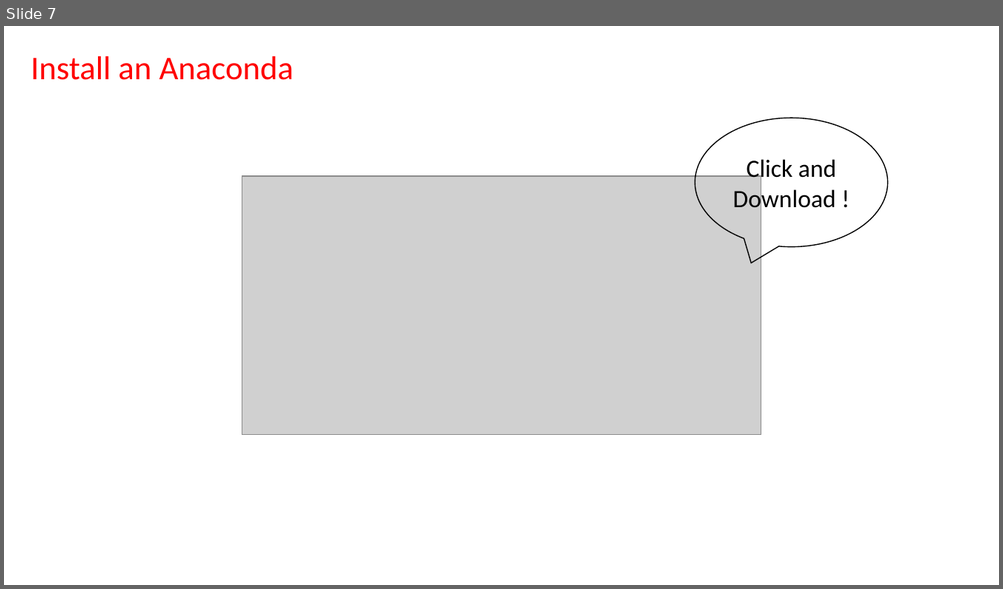
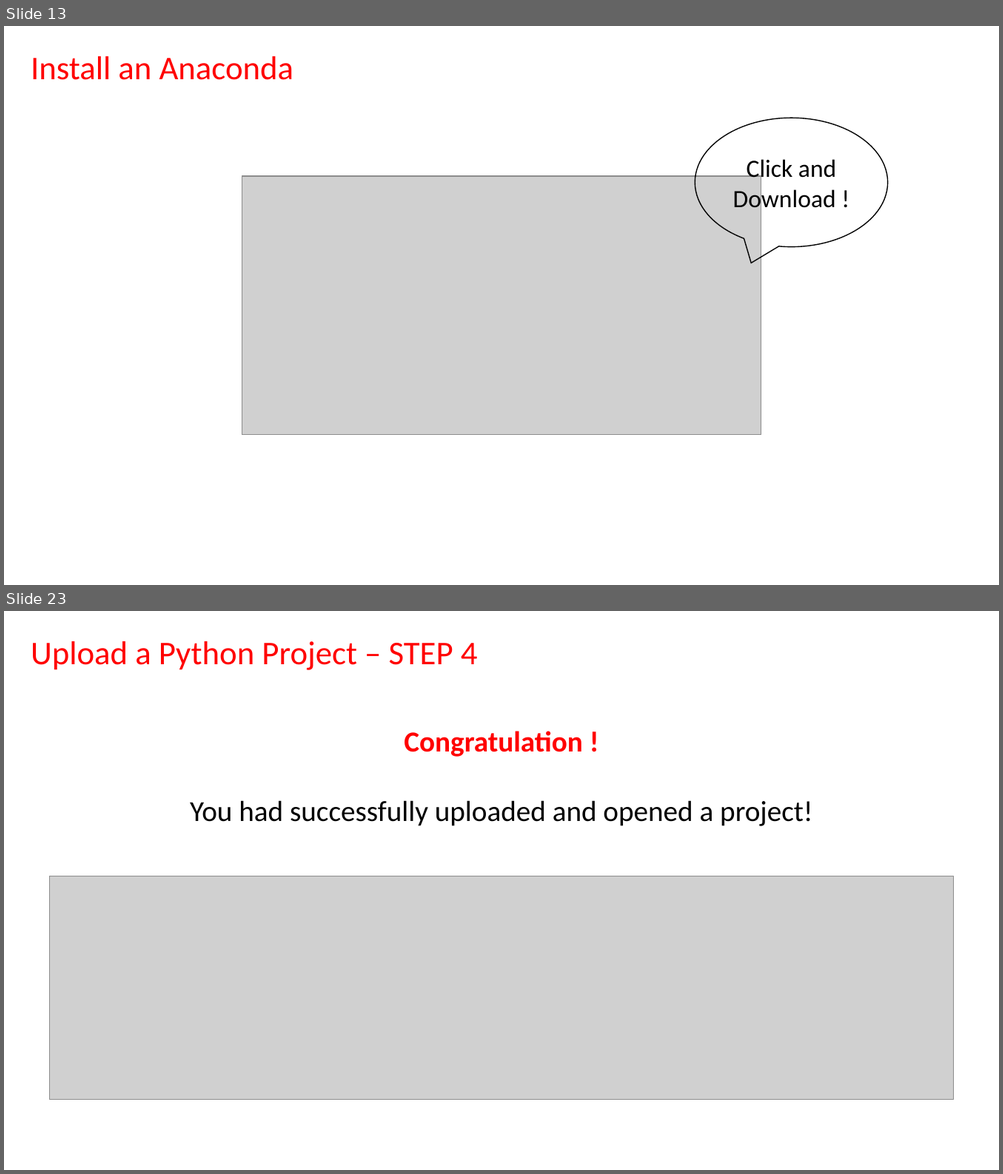
Before and after one commit to SCU-LAWTECH/110-1_LawTech, a slide deck: 20211013-Lesson-1/20211013_LawTech_Course_Overview.pptx. Shown one above the other, each under a label of ours: slide 7 before the commit, slides 13 and 23 after it; the slides between them are not shown. The pictures are 1003x589 and 1003x1174 pixels, drawn with LibreOffice and Linux fonts; fonts in the diff are those of the drawing; grey boxes stand for pictures. Boxes give left, top, right and bottom in pixels: in the first picture for what was removed or moved away, otherwise in the second. Text is boxed around its words. In the diff, an @@ line names an element or a change of style, - is before the commit and + after.

```diff
--- a/20211013-Lesson-1/20211013_LawTech_Course_Overview.pptx
+++ b/20211013-Lesson-1/20211013_LawTech_Course_Overview.pptx
@@ slide 23 added at (x1=4, y1=611, x2=999, y2=1170), background #FFFFFF @@
@@ text added at (x1=31, y1=641, x2=478, y2=670), 32 pt, text #FF0000 @@
+Upload a Python Project – STEP 4
@@ text added at (x1=190, y1=731, x2=812, y2=826), 28 pt, text #000000 @@
+Congratulation !
+You had successfully uploaded and opened a project!
@@ picture added at (x1=50, y1=876, x2=953, y2=1099) @@
@@ what was slide 7 is now slide 13 @@
```
Also in this commit, not shown: 3 slides changed, 34 other slides added, 1 slide removed.
